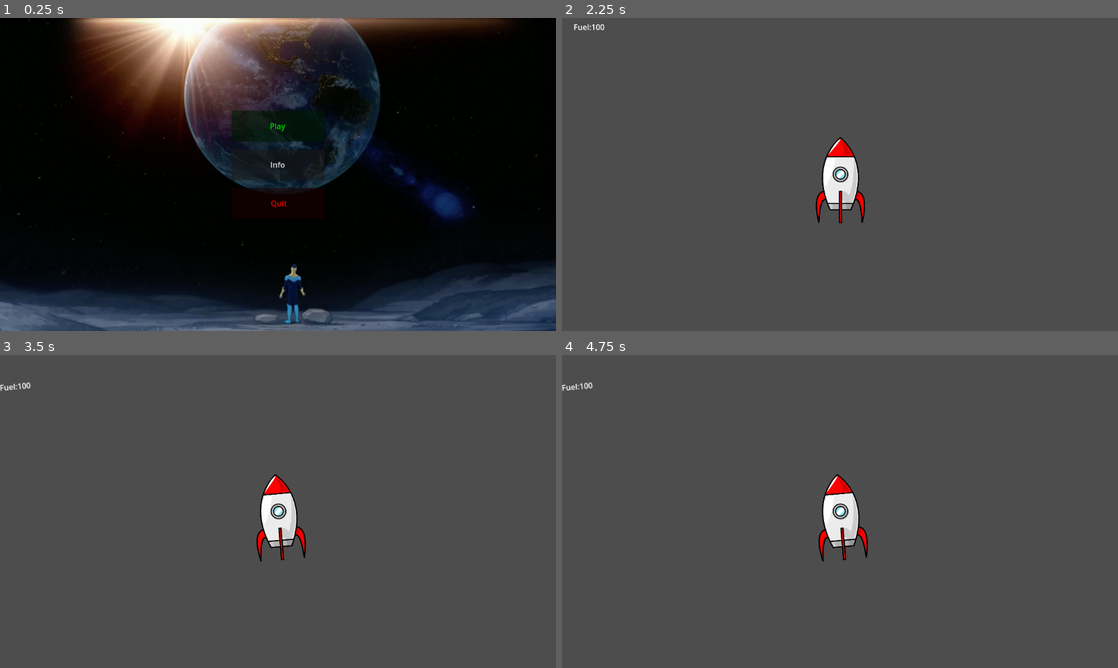
Above: before the commit, frames 1-4 (two rows, left to right).
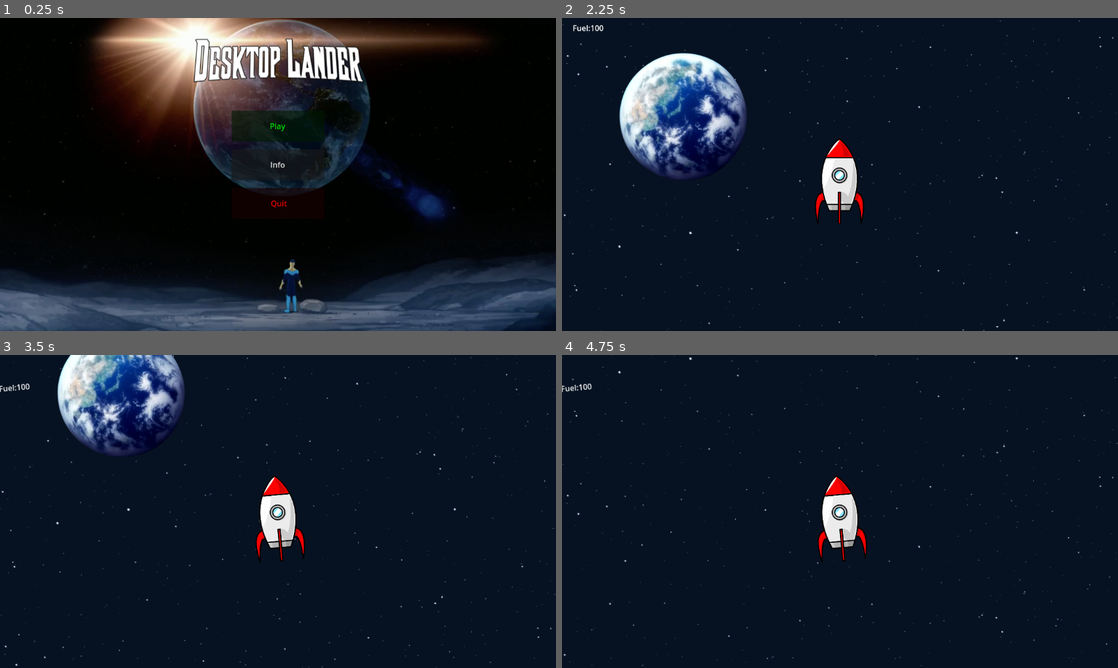
Above: after the commit, the same moments.

Repository: Maggen12/Pocket-lander
Game: Godot game, scene res://MainScreen.tscn
The game is run twice, just before and just after one commit, with the same random seed, the same clock (stepped at 60 frames per second) and the same inputs.
Inputs:
- Up to frame 1 (0.25 s): no input
- Up to frame 2 (2.25 s): click "Info" at 0.5 s; click "Main Menu" at 1.25 s; click "Play" at 2 s
- Up to frame 3 (3.5 s): hold D (tilt_right) from 2.78 s (still down)
- Up to frame 4 (4.75 s): release D (tilt_right) at 3.53 s; hold A (tilt_left) 3.53-4.28 s; hold D (tilt_right) from 4.28 s (still down)

The runs differ from the first frame. In frame 1, 23% of the frame differs, in the area x 0-100%, y 0-100%; in frame 2, 99%; in frame 3, 99%; in frame 4, 99%.

Commit message:
ayy lmao

Diff:
--- a/pocket-lander/Gameplay.tscn
+++ b/pocket-lander/Gameplay.tscn
@@ -1,23 +1,57 @@
-[gd_scene load_steps=4 format=3 uid="uid://buh3qski3cp8m"]
+[gd_scene load_steps=7 format=3 uid="uid://bmj7s6wjb5gca"]
 
 [ext_resource type="PackedScene" uid="uid://bntrhhn6n68fu" path="res://rocketship.tscn" id="1_5r2ls"]
+[ext_resource type="Texture2D" uid="uid://bu6qd4j6dc2c3" path="res://spacebackdrop.png" id="1_tps0b"]
+[ext_resource type="Texture2D" uid="uid://d8jf8gq6ti80" path="res://earthtrum.png" id="2_ofk8k"]
 [ext_resource type="Texture2D" uid="uid://ctphkeyli0sla" path="res://moon-surface-seamless-texture-background-closeup-moon-surface-texture-188679621.webp" id="2_pkqox"]
+[ext_resource type="Texture2D" uid="uid://ibejeo7vkvv3" path="res://moonsurface.png" id="4_cpuac"]
 
-[sub_resource type="RectangleShape2D" id="RectangleShape2D_fu2vn"]
-size = Vector2(805.985, 500)
+[sub_resource type="RectangleShape2D" id="RectangleShape2D_03miq"]
 
 [node name="Main" type="Node"]
 
+[node name="Parallax2D" type="Parallax2D" parent="."]
+scale = Vector2(1.01204, 1)
+repeat_size = Vector2(1175, 650)
+repeat_times = 3
+
+[node name="Sprite2D" type="Sprite2D" parent="Parallax2D"]
+position = Vector2(484, 9)
+scale = Vector2(1.225, 1.24074)
+texture = ExtResource("1_tps0b")
+
+[node name="Sprite2D" type="Sprite2D" parent="."]
+top_level = true
+visibility_layer = 2
+position = Vector2(160, -112)
+scale = Vector2(0.4, 0.4)
+texture = ExtResource("2_ofk8k")
+
 [node name="CharacterBody2D" parent="." instance=ExtResource("1_5r2ls")]
+top_level = true
+light_mask = 32
+visibility_layer = 4
 
-[node name="Camera2D" type="Camera2D" parent="CharacterBody2D"]
+[node name="Camera2D2" type="Camera2D" parent="CharacterBody2D"]
 position = Vector2(-2, 2)
 
-[node name="Moon-surface-seamless-texture-background-closeup-moon-surface-texture-188679621" type="Sprite2D" parent="."]
-position = Vector2(-715, 1540)
-scale = Vector2(22.6238, 0.278)
+[node name="Area2D" type="Area2D" parent="."]
+
+[node name="Parallax2D2" type="Parallax2D" parent="Area2D"]
+repeat_size = Vector2(460, 0)
+repeat_times = 5
+
+[node name="Sprite2D2" type="Sprite2D" parent="Area2D/Parallax2D2"]
+position = Vector2(296, 4112)
+texture = ExtResource("4_cpuac")
+
+[node name="Sprite2D" type="Sprite2D" parent="Area2D/Parallax2D2"]
+visibility_layer = 8
+position = Vector2(-152, 4200)
+scale = Vector2(0.58, 0.276)
 texture = ExtResource("2_pkqox")
 
-[node name="CollisionShape2D" type="CollisionShape2D" parent="Moon-surface-seamless-texture-background-closeup-moon-surface-texture-188679621"]
-position = Vector2(3.22585, 1.79858)
-shape = SubResource("RectangleShape2D_fu2vn")
+[node name="CollisionShape2D" type="CollisionShape2D" parent="Area2D"]
+position = Vector2(0, 4184)
+scale = Vector2(7500, 5)
+shape = SubResource("RectangleShape2D_03miq")
--- a/pocket-lander/Infoscreen.tscn
+++ b/pocket-lander/Infoscreen.tscn
@@ -13,7 +13,7 @@
 script = ExtResource("1_d17f7")
 
 [node name="Sprite2D" type="Sprite2D" parent="."]
-position = Vector2(576, 344)
+position = Vector2(576, 336)
 scale = Vector2(0.9, 0.9)
 texture = ExtResource("2_g08gv")
 
--- a/pocket-lander/MainScreen.tscn
+++ b/pocket-lander/MainScreen.tscn
@@ -1,7 +1,8 @@
-[gd_scene load_steps=4 format=3 uid="uid://cs5fi07d87sf4"]
+[gd_scene load_steps=5 format=3 uid="uid://cs6nddl0i0ryh"]
 
 [ext_resource type="Texture2D" uid="uid://b3yxdx780axic" path="res://wallpapermainmenu.webp" id="1_f0vur"]
 [ext_resource type="Script" path="res://main_screen.gd" id="1_v1ohk"]
+[ext_resource type="Texture2D" uid="uid://dstt7ulvny8t7" path="res://desktoplander.png" id="3_7sn0k"]
 
 [sub_resource type="ViewportTexture" id="ViewportTexture_bppqc"]
 
@@ -13,7 +14,8 @@
 script = ExtResource("1_v1ohk")
 
 [node name="Sprite2D" type="Sprite2D" parent="."]
-position = Vector2(576, 328)
+position = Vector2(576, 336)
+scale = Vector2(0.9, 0.9)
 texture = ExtResource("1_f0vur")
 
 [node name="Play" type="Button" parent="."]
@@ -43,6 +45,10 @@
 text = "Quit"
 icon = SubResource("ViewportTexture_bppqc")
 
+[node name="Sprite2D2" type="Sprite2D" parent="."]
+position = Vector2(576, 88)
+texture = ExtResource("3_7sn0k")
+
 [connection signal="button_down" from="Play" to="." method="_on_play_button_down"]
 [connection signal="pressed" from="Info" to="." method="_on_info_pressed"]
 [connection signal="pressed" from="Quit" to="." method="_on_quit_pressed"]
Not shown: 1 places in pocket-lander/Infoscreen.tscn that only renumber resources
Binary file added: pocket-lander/moonsurface.png
Not shown, added: pocket-lander/moonsurface.png.import
Binary file added: pocket-lander/moonsurfc-removebg-preview.png
Not shown, added: pocket-lander/moonsurfc-removebg-preview.png.import
